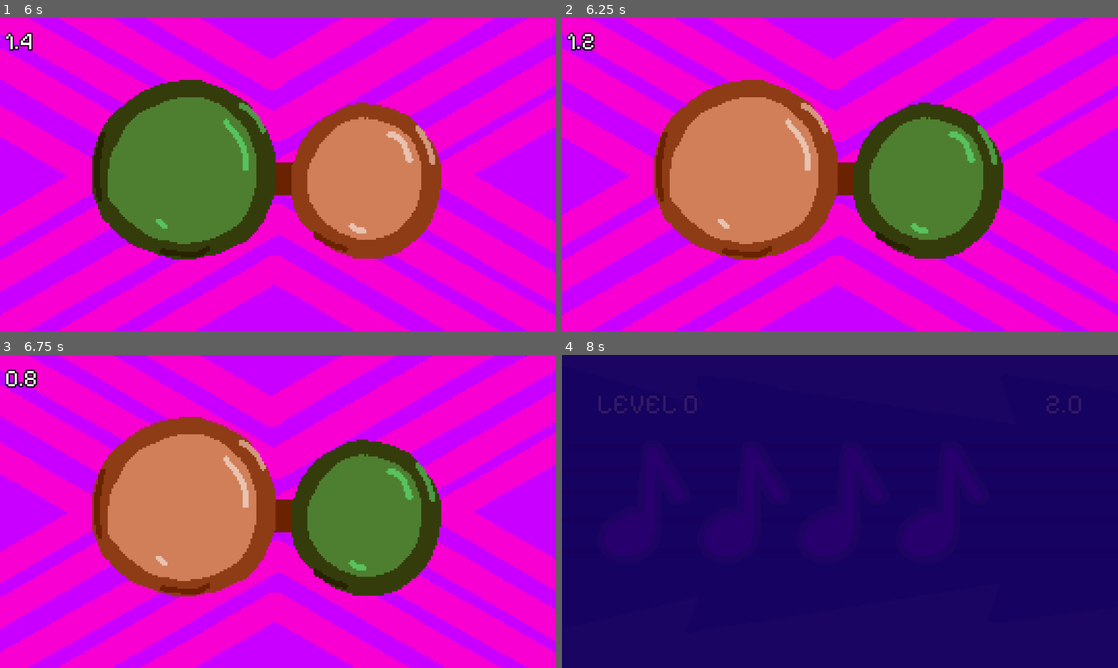
Above: before the commit, frames 1-4 (two rows, left to right).
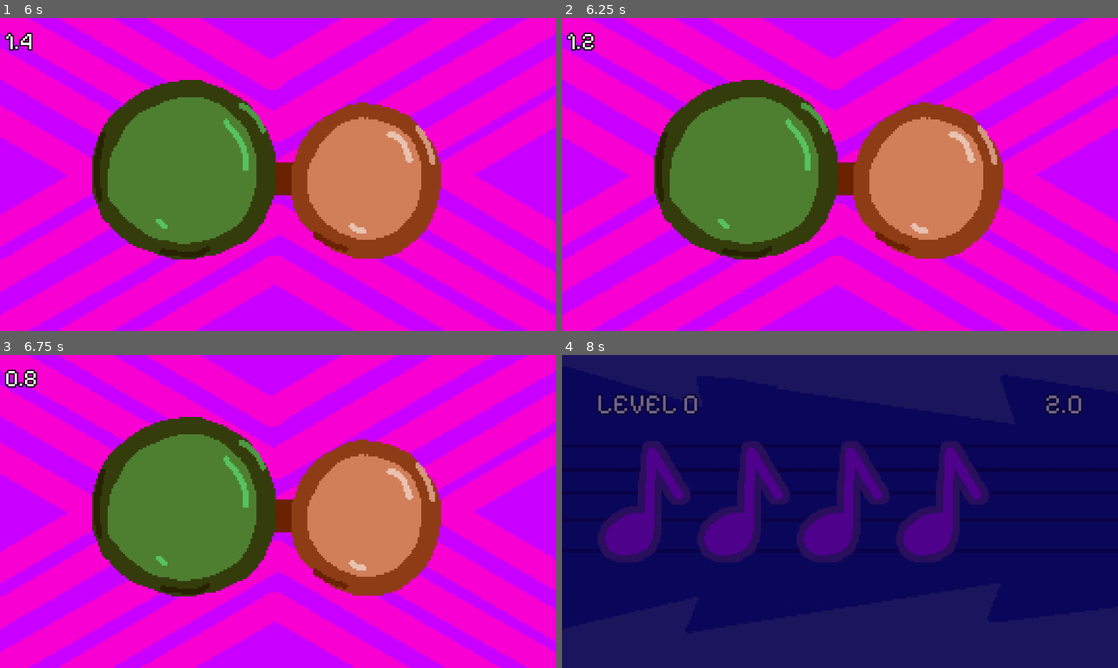
Above: after the commit, the same moments.

Repository: awesomesauce4646/tempo_surge
Game: Godot game, scene res://scenes/minigame_7.tscn
Same seed, same stepped clock (60 frames per second), same inputs: the game is played once before the commit and once after it. This scene is started directly instead of the project's main scene.
Inputs (mouse positions are in pixels of both pictures, inside the frame that each line leads up to):
- Up to frame 1 (6 s): click (278, 259) at 0.5 s; click (183, 165) at 1.25 s; click (383, 187) at 2 s; tap Enter at 2.75, 5 s; move the mouse to (400, 158) at 2.77 s; hold Right 2.78-3.53 s; hold E (e) 2.78-3.53 s; click (400, 158) at 2.92 s; tap Q (q) at 3.05, 3.6, 4.55 s; tap Space at 3.5, 5.75 s; move the mouse to (166, 190) at 3.52 s; hold Down 3.53-4.28 s; tap E (e) at 3.8, 5.3 s; move the mouse to (333, 105) at 4.27 s; hold Right 4.28-5.03 s; hold E (e) 4.28-5.03 s; move the mouse to (250, 237) at 5.02 s; hold Up 5.03-5.78 s; tap 1 (key_one) at 5.1 s; click (250, 237) at 5.17 s; move the mouse to (444, 221) at 5.77 s; hold Left from 5.78 s (still down); hold 3 (key_three) from 5.78 s (still down)
- Up to frame 2 (6.25 s): keep holding Left; keep holding 3 (key_three); tap Q (q) at 6.05 s
- Up to frame 3 (6.75 s): keep holding Left; tap Enter at 6.5 s; move the mouse to (111, 464) at 6.52 s; release 3 (key_three) at 6.53 s; tap 2 (key_two) at 6.6 s
- Up to frame 4 (8 s): tap E (e) at 6.8 s; tap Space at 7.25 s; move the mouse to (867, 511) at 7.27 s; release Left at 7.28 s; hold Down from 7.28 s (still down); hold Q (q) from 7.28 s (still down); click (867, 511) at 7.42 s

Frame 1 is identical in both runs. In frame 2, 26% of the frame differs, in the area x 16-80%, y 19-78%; in frame 3, 26%; in frame 4, 7.3%.

Commit message:
complete minigame 7 logic

Diff:
--- a/gds/minigame_6.gd
+++ b/gds/minigame_6.gd
@@ -51,7 +51,7 @@
 		textHi.text = "HUZZAH! GO WILD!"
 		await get_tree().create_timer(3).timeout
 		Global.won = true
-		Transition.change_scene_to_file("res://scenes/done_screen.tscn")
+		Transition.change_scene_to_file("res://scenes/level_scene.tscn")
 
 	if timer_end:
 		Global.lives -= 1
--- a/scenes/minigame_7.gd
+++ b/scenes/minigame_7.gd
@@ -12,6 +12,7 @@
 var stepOne = false
 var stepTwo = false
 var stepThree = false
+var stepFour = false
 var endGame = false
 
 var timer_end = false
@@ -50,8 +51,8 @@
 
 	if (won == true):
 		won = false
-		await get_tree().create_timer(3).timeout
 		Global.won = true
+		await get_tree().create_timer(.5).timeout
 		Transition.change_scene_to_file("res://scenes/done_screen.tscn")
 
 	if timer_end:
@@ -76,7 +77,7 @@
 		rightSound.play()
 
 
-	if keyOnePressed && !keyTwoPressed && !endGame:
+	if keyOnePressed && !keyTwoPressed && !endGame && !stepOne && !stepTwo && !stepThree:
 		keyTwo.modulate = Color(0.373, 1.0, 0.537, 1.0)
 		keyOne.modulate = Color(1.0, 1.0, 1.0, 1.0)
 		keyOnePressed = false
@@ -96,8 +97,8 @@
 		return
 
 	if keyOnePressed && !keyTwoPressed && stepTwo && !endGame:
-		keyOne.modulate = Color(1, 1, 1, 1)
-		keyTwo.modulate = Color(1,1,1,1)
+		keyOne.modulate = Color(0.373, 1.0, 0.537, 1.0)
+		keyTwo.modulate = Color(1, 1, 1, 1)
 		keyOnePressed = false
 		keyTwoPressed = false
 		stepTwo = false
@@ -105,16 +106,28 @@
 		key_cooldown = KEY_COOLDOWN_TIME
 		return
 
-	if !keyTwoPressed && !keyOnePressed && stepThree && !endGame:
+	if !keyTwoPressed && keyOnePressed && stepThree && !endGame:
 		keyOne.modulate = Color(1.0, 1.0, 1.0, 1.0)
-		keyTwo.modulate = Color(1,1,1,1)
+		keyTwo.modulate = Color(0.373, 1.0, 0.537, 1.0)
 		keyOnePressed = false
 		keyTwoPressed = false
 
-		stepThree = false # sequence fully complete, ready to start again
+		stepThree = false
+		stepFour = true
+		key_cooldown = KEY_COOLDOWN_TIME
+		return
+
+
+	if keyTwoPressed && !keyOnePressed && stepFour && !endGame:
+		keyOne.modulate = Color(1.0, 1.0, 1.0, 1.0)
+		keyTwo.modulate = Color(1.0, 1.0, 1.0, 1.0)
+		keyOnePressed = false
+		keyTwoPressed = false
+
+		stepFour = false
 		won = true
 		endGame = true
-
+		return
 
 func _on_start_pressed() -> void:
 	start = true
--- a/scenes/transition_controller.gd
+++ b/scenes/transition_controller.gd
@@ -8,7 +8,7 @@
 	background.color.a = 0
 
 func transition(animation: String, seconds: float) -> void:
-	animation_player.play(animation, -1.0, 2 / seconds)
+	animation_player.play(animation, -1.0, 2.5 / seconds)
 
 func change_scene_to_file(path: String, fade_time: float = 0.5) -> void:
 	transition("Fade Out", fade_time)
